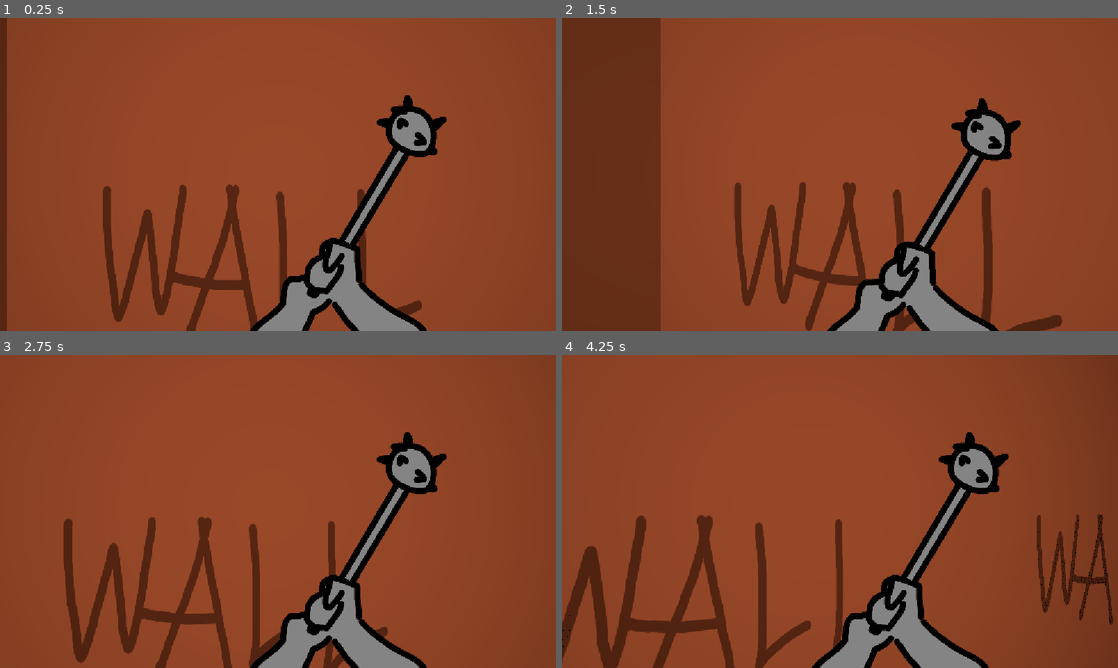
Above: before the commit, frames 1-4 (two rows, left to right).
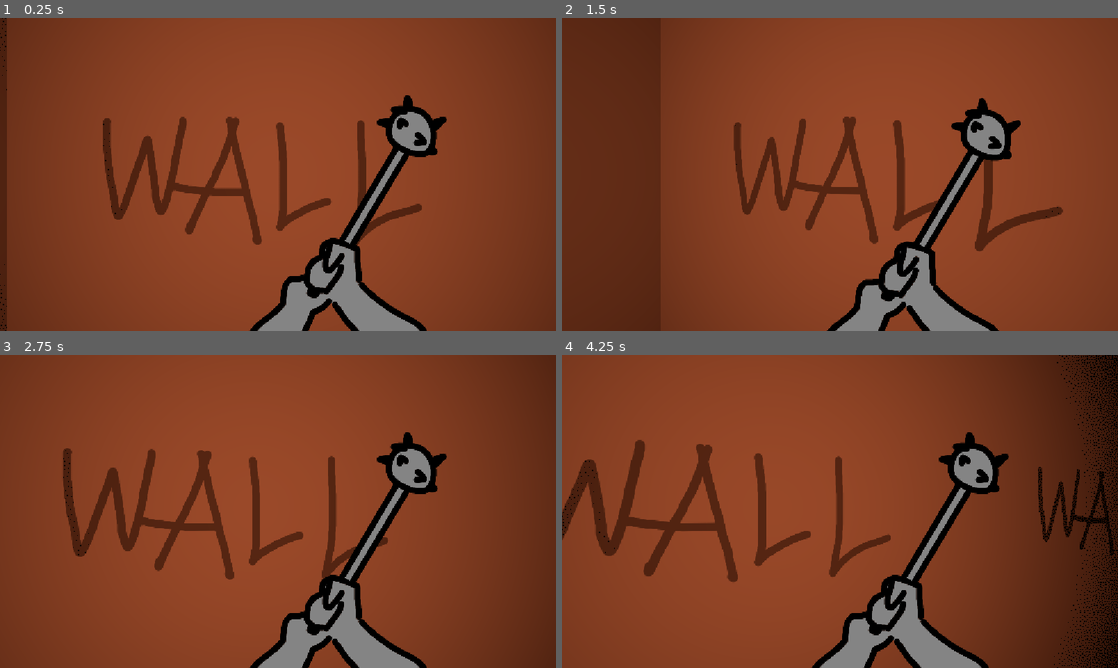
Above: after the commit, the same moments.

Repository: kerivin/dungeon-crawler
Game: Godot game, scene res://scenes/level.tscn
Two runs of this game, one before a commit and one after it. Both use one fixed random seed, a clock stepped at 60 frames per second and the inputs below. The project has no main scene, so this scene is started directly.
Inputs (mouse positions are in pixels of both pictures, inside the frame that each line leads up to):
- Up to frame 1 (0.25 s): no input
- Up to frame 2 (1.5 s): move the mouse to (867, 174) at 0.52 s; hold Up (move_forward) from 0.53 s (still down); move the mouse to (812, 174) at 1.27 s
- Up to frame 3 (2.75 s): keep holding Up (move_forward); tap Enter at 2 s; move the mouse to (289, 505) at 2.02 s
- Up to frame 4 (4.25 s): keep holding Up (move_forward); tap Space at 2.75 s; move the mouse to (834, 517) at 2.77 s; move the mouse to (878, 514) at 3.52 s

The runs differ from the first frame. In frame 1, 16% of the frame differs, in the area x 0-100%, y 0-100%; in frame 2, 9.5%; in frame 3, 22%; in frame 4, 34%.

Commit message:
W priority

Diff:
--- a/scenes/level.tscn
+++ b/scenes/level.tscn
@@ -18,7 +18,8 @@
 script = ExtResource("1_2q6dc")
 tile_definitions = Array[ExtResource("2_ppgk2")]([ExtResource("3_ppgk2")])
 bg_tile_definitions = Array[ExtResource("4_ppgk2")]([ExtResource("5_klq6b"), ExtResource("5_2r41h")])
-cell_size = 1.5
+cell_size = 2.5
+wall_height = 2.5
 
 [node name="WorldEnvironment" type="WorldEnvironment" parent="." unique_id=1888155958]
 environment = SubResource("Environment_g4v7s")
--- a/scenes/player.tscn
+++ b/scenes/player.tscn
@@ -71,7 +71,11 @@
 
 [node name="Player" type="Node3D" unique_id=1133914630]
 script = ExtResource("1_3vyb7")
+move_speed = null
+eye_height = null
+mouse_sensitivity = null
 axis_match_threshold = 0.2
+output_moving_info = null
 
 [node name="Camera3D" type="Camera3D" parent="." unique_id=1526682563]
 current = true
@@ -142,8 +146,8 @@
 [node name="SpotLight3D" type="SpotLight3D" parent="." unique_id=2121021271]
 transform = Transform3D(1, 0, 0, 0, 1, 0, 0, 0, 1, 0, 0, 1.5)
 light_color = Color(1, 0.49116665, 0.29000002, 1)
-spot_range = 6.0
-spot_attenuation = -0.61
+light_energy = 5.0
+spot_range = 5.5
 spot_angle = 40.0
 
 [node name="AnimationController" type="Node" parent="." unique_id=1250162733 node_paths=PackedStringArray("camera", "overlay")]
--- a/scripts/player.gd
+++ b/scripts/player.gd
@@ -25,17 +25,17 @@
 	_process_movement(delta)
 
 func _process_movement(delta: float) -> void:
-	var actions: Dictionary[StringName, Vector2] = {
-		"move_forward" :	Vector2(0, 1),
-		"move_backward" :	Vector2(0, -1),
-		"move_left" :		Vector2(-1, 0),
-		"move_right" :		Vector2(1, 0)
+	var actions: Dictionary = {
+		"move_forward" :	[0, Vector2(0, 1)],
+		"move_backward" :	[1, Vector2(0, -1)],
+		"move_left" :		[2, Vector2(-1, 0)],
+		"move_right" :		[3, Vector2(1, 0)],
 	}
 
 	for action in actions:
 		if Input.is_action_just_pressed(action):
 			_input_history.push_back(action)
-		elif Input.is_action_just_released(action):
+		if Input.is_action_just_released(action):
 			_input_history.erase(action)
 
 	if _input_history.is_empty():
@@ -43,46 +43,52 @@
 		return
 
 	var cell_center = Vector3(grid_position.x * cell_size + cell_size / 2., eye_height, grid_position.y * cell_size + cell_size / 2.)
-	var at_cell_center = global_position.distance_to(cell_center) < 0.01
+	var distance_to_cell_center = global_position.distance_to(cell_center)
+
+	_input_history.sort_custom(func(a, b):
+		return actions[a][0] > actions[b][0])
 
 	for i in _input_history.size():
-		var world_dir: Vector2 = _get_world_direction(actions[_input_history[-i - 1]])
-		if output_moving_info:
-			print("action: ", _input_history[-i - 1])
+		if _process_action(actions[_input_history[-i - 1]][1], delta, cell_center, distance_to_cell_center):
+			return
 
-		if world_dir.length_squared() < 0.00001:
-			_stop_moving("2: world_dir.length_squared() < 0.00001: %s" % world_dir)
-			continue
+func _process_action(action: Vector2, delta: float, cell_center: Vector3, distance_to_cell_center: float) -> bool:
+	var world_dir: Vector2 = _get_world_direction(action)
+	if world_dir.length_squared() < 0.00001:
+		_stop_moving("2: world_dir.length_squared() < 0.00001: %s" % world_dir)
+		return false
 
-		if at_cell_center:
-			global_position = cell_center # to avoid bs
-			var snap_axis = _get_snap_axis(world_dir)
-			if !snap_axis.is_zero_approx():
-				_current_axis = snap_axis
-				_start_moving("3: !snap_axis.is_zero_approx(): %s" % snap_axis)
+	if distance_to_cell_center <= 0.02:
+		global_position = cell_center # to avoid bs
+		var snap_axis = _get_snap_axis(world_dir)
+		if !snap_axis.is_zero_approx():
+			_current_axis = snap_axis
+			_start_moving("3: !snap_axis.is_zero_approx(): %s" % snap_axis)
+		else:
+			_stop_moving("3: snap_axis.is_zero_approx(): %s" % snap_axis)
+			return false
+
+	var dir_sign = _get_axis_projection_sign(world_dir, 0)
+	if dir_sign != 0:
+		var from_center: bool = sign((_current_axis * dir_sign).dot(cell_center.direction_to(global_position))) > 0
+		if from_center:
+			var next_cell = grid_position + Vector2i(int(_current_axis.x), int(_current_axis.z)) * dir_sign
+			if map_node.is_walkable(next_cell.x, next_cell.y):
+				_start_moving("4: map_node.is_walkable(next_cell.x, next_cell.y): %s" % next_cell)
 			else:
-				_stop_moving("3: snap_axis.is_zero_approx(): %s" % snap_axis)
-				continue
+				_stop_moving("4: !map_node.is_walkable(next_cell.x, next_cell.y): %s" % next_cell)
+		else:
+			_start_moving("5: from_center: %s" % from_center)
+	else:
+		_stop_moving("6: dir_sign: %s" % dir_sign)
+		return false
 
-		var dir_sign = _get_axis_projection_sign(world_dir, 0)
-		if dir_sign != 0:
-			var from_center: bool = sign((_current_axis * dir_sign).dot(cell_center.direction_to(global_position))) > 0
-			if from_center:
-				var next_cell = grid_position + Vector2i(int(_current_axis.x), int(_current_axis.z)) * dir_sign
-				if map_node.is_walkable(next_cell.x, next_cell.y):
-					_start_moving("4: map_node.is_walkable(next_cell.x, next_cell.y): %s" % next_cell)
-				else:
-					_stop_moving("4: !map_node.is_walkable(next_cell.x, next_cell.y): %s" % next_cell)
-			else:
-				_start_moving("5: from_center: %s" % from_center)
-		else:
-			_stop_moving("6: dir_sign: %s" % dir_sign)
-			continue
+	if !_moving:
+		return false
 
-		if _moving:
-			global_position += _current_axis * dir_sign * move_speed * delta
-			grid_position = map_node.world_to_grid(global_position)
-			return
+	global_position += _current_axis * dir_sign * move_speed * delta
+	grid_position = map_node.world_to_grid(global_position)
+	return true
 
 func _get_world_direction(raw_move: Vector2) -> Vector2:
 	var forward = -global_transform.basis.z
